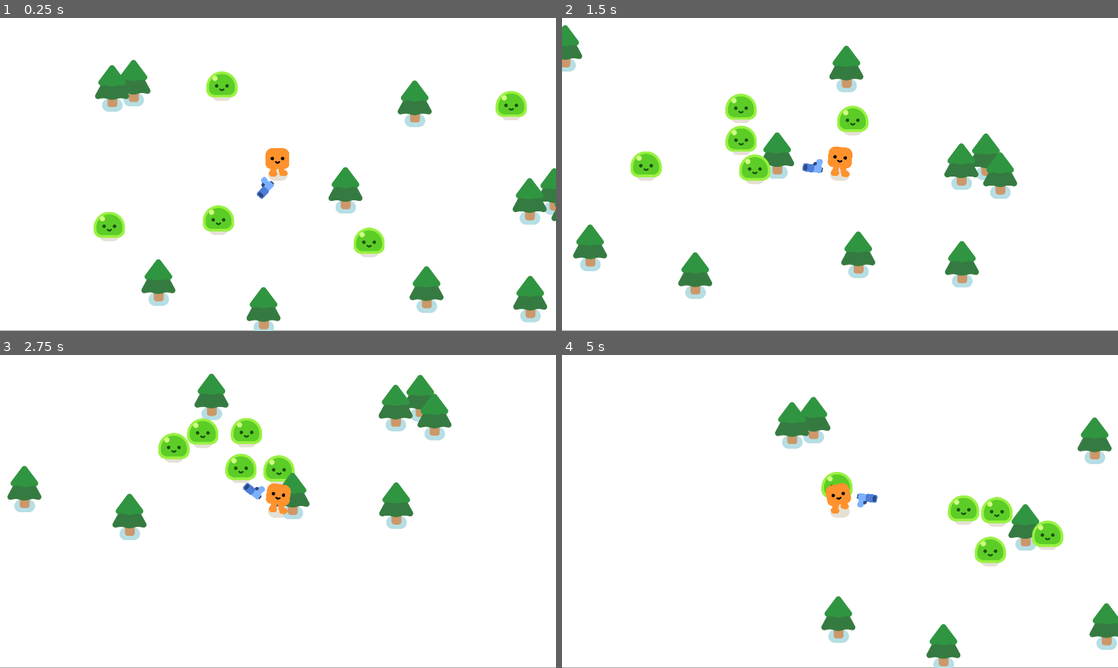
Above: before the commit, frames 1-4 (two rows, left to right).
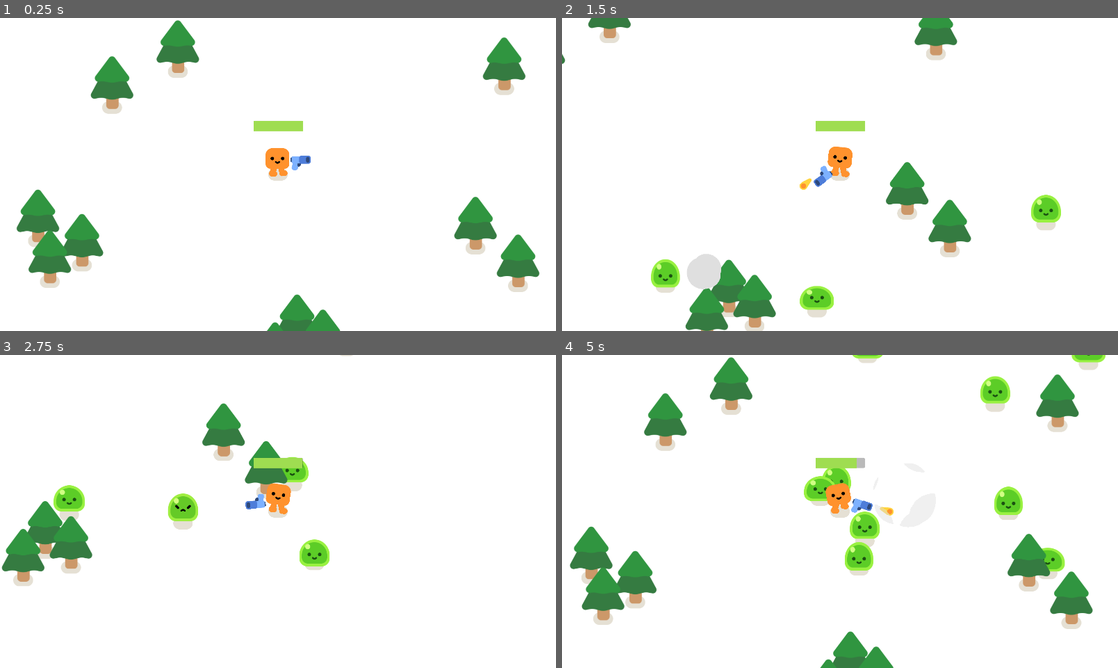
Above: after the commit, the same moments.

Repository: MikeTabbi/MC-Group-Project
Game: Godot game, scene res://survivors_game.tscn
The game is run twice, just before and just after one commit, with the same random seed, the same clock (stepped at 60 frames per second) and the same inputs.
Inputs:
- Up to frame 1 (0.25 s): no input
- Up to frame 2 (1.5 s): hold D (move_right) 0.53-1.28 s; hold S (move_down) from 1.28 s (still down)
- Up to frame 3 (2.75 s): release S (move_down) at 2.03 s; hold D (move_right) from 2.03 s (still down)
- Up to frame 4 (5 s): release D (move_right) at 2.78 s; hold W (move_up) 2.78-3.53 s; hold A (move_left) from 3.53 s (still down)

The runs differ from the first frame. In frame 1, 14% of the frame differs, in the area x 0-100%, y 0-100%; in frame 2, 15%; in frame 3, 11%; in frame 4, 16%.

Commit message:
Final Game

Diff:
--- /dev/null
+++ b/bullet_2d.gd
@@ -0,0 +1,21 @@
+extends Area2D
+
+
+var travelled_distance = 0
+
+
+func _physics_process(delta):
+	const SPEED = 1000
+	const RANGE = 1200
+
+	position += Vector2.RIGHT.rotated(rotation) * SPEED * delta
+
+	travelled_distance += SPEED * delta
+	if travelled_distance > RANGE:
+		queue_free()
+
+
+func _on_body_entered(body):
+	queue_free()
+	if body.has_method("take_damage"):
+		body.take_damage()
--- /dev/null
+++ b/bullet_2d.tscn
@@ -0,0 +1,23 @@
+[gd_scene load_steps=4 format=3 uid="uid://br65mgv2n0bbd"]
+
+[ext_resource type="Script" uid="uid://coarsyh1eafkp" path="res://bullet_2d.gd" id="1_lg2ne"]
+[ext_resource type="Texture2D" uid="uid://dftkbqwsfd68r" path="res://pistol/projectile.png" id="2_q0pid"]
+
+[sub_resource type="CircleShape2D" id="CircleShape2D_naqkr"]
+radius = 15.0333
+
+[node name="Bullet2D" type="Area2D"]
+top_level = true
+collision_layer = 0
+collision_mask = 3
+monitorable = false
+script = ExtResource("1_lg2ne")
+
+[node name="Sprite" type="Sprite2D" parent="."]
+position = Vector2(-11, -1)
+texture = ExtResource("2_q0pid")
+
+[node name="CollisionShape2D" type="CollisionShape2D" parent="."]
+shape = SubResource("CircleShape2D_naqkr")
+
+[connection signal="body_entered" from="." to="." method="_on_body_entered"]
--- /dev/null
+++ b/game.gd
@@ -0,0 +1,17 @@
+extends Node2D
+
+
+func spawn_mob():
+	%PathFollow2D.progress_ratio = randf()
+	var new_mob = preload("res://mob.tscn").instantiate()
+	new_mob.global_position = %PathFollow2D.global_position
+	add_child(new_mob)
+
+
+func _on_timer_timeout():
+	spawn_mob()
+
+
+func _on_player_health_depleted():
+	%GameOver.show()
+	get_tree().paused = true
--- a/gun.gd
+++ b/gun.gd
@@ -1,8 +1,19 @@
 extends Area2D
 
 
-func _physics_process(delta):
+func _process(_delta):
 	var enemies_in_range = get_overlapping_bodies()
 	if enemies_in_range.size() > 0:
 		var target_enemy = enemies_in_range.front()
 		look_at(target_enemy.global_position)
+
+
+func shoot():
+	const BULLET = preload("res://bullet_2d.tscn")
+	var new_bullet = BULLET.instantiate()
+	new_bullet.global_transform = %ShootingPoint.global_transform
+	%ShootingPoint.add_child(new_bullet)
+
+
+func _on_timer_timeout() -> void:
+	shoot()
--- a/gun.tscn
+++ b/gun.tscn
@@ -1,26 +1,36 @@
-[gd_scene load_steps=4 format=3 uid="uid://hb2w6i77cdrs"]
+[gd_scene load_steps=4 format=3 uid="uid://cphcr81upg72i"]
 
-[ext_resource type="Script" uid="uid://dcy7sm8iudc17" path="res://gun.gd" id="1_dk5gl"]
-[ext_resource type="Texture2D" uid="uid://cswb5do8rrj7q" path="res://pistol/pistol.png" id="1_vk1bi"]
+[ext_resource type="Script" uid="uid://bhbi365xsk225" path="res://gun.gd" id="1_sluxj"]
+[ext_resource type="Texture2D" uid="uid://cswb5do8rrj7q" path="res://pistol/pistol.png" id="2_idur6"]
 
-[sub_resource type="CircleShape2D" id="CircleShape2D_dk5gl"]
-radius = 563.001
+[sub_resource type="CircleShape2D" id="CircleShape2D_nthgb"]
+radius = 987.0
 
 [node name="Gun" type="Area2D"]
 collision_layer = 0
 collision_mask = 2
-script = ExtResource("1_dk5gl")
+monitorable = false
+script = ExtResource("1_sluxj")
 
 [node name="CollisionShape2D" type="CollisionShape2D" parent="."]
-shape = SubResource("CircleShape2D_dk5gl")
+shape = SubResource("CircleShape2D_nthgb")
 
 [node name="WeaponPivot" type="Marker2D" parent="."]
-rotation = -0.0227973
+position = Vector2(62, 0)
+gizmo_extents = 47.7
 
 [node name="Pistol" type="Sprite2D" parent="WeaponPivot"]
-position = Vector2(91.3437, -14.0345)
-rotation = 0.0268614
-texture = ExtResource("1_vk1bi")
+texture = ExtResource("2_idur6")
+offset = Vector2(16, 0)
 
 [node name="ShootingPoint" type="Marker2D" parent="WeaponPivot/Pistol"]
-position = Vector2(24.5571, -13.5257)
+unique_name_in_owner = true
+show_behind_parent = true
+position = Vector2(35, -11)
+gizmo_extents = 30.6
+
+[node name="Timer" type="Timer" parent="."]
+wait_time = 0.353
+autostart = true
+
+[connection signal="timeout" from="Timer" to="." method="_on_timer_timeout"]
--- a/mob.gd
+++ b/mob.gd
@@ -1,10 +1,31 @@
 extends CharacterBody2D
 
+signal died
+
+
+var speed = randf_range(200, 300)
+var health = 3
 
 @onready var player = get_node("/root/Game/Player")
 
 
-func _physics_process(delta):
+func _ready():
+	%Slime.play_walk()
+
+
+func _physics_process(_delta):
 	var direction = global_position.direction_to(player.global_position)
-	velocity = direction * 300.0
+	velocity = direction * speed
 	move_and_slide()
+
+
+func take_damage():
+	%Slime.play_hurt()
+	health -= 1
+
+	if health == 0:
+		var smoke_scene = preload("res://smoke_explosion/smoke_explosion.tscn")
+		var smoke = smoke_scene.instantiate()
+		get_parent().add_child(smoke)
+		smoke.global_position = global_position
+		queue_free()
--- a/mob.tscn
+++ b/mob.tscn
@@ -1,18 +1,19 @@
-[gd_scene load_steps=4 format=3 uid="uid://smpdm0x3y1d0"]
+[gd_scene load_steps=4 format=3 uid="uid://d2m608gyssept"]
 
-[ext_resource type="PackedScene" uid="uid://ogik4s70pgwl" path="res://characters/slime/slime.tscn" id="1_dy6sc"]
-[ext_resource type="Script" uid="uid://bbpw8vn6e675v" path="res://mob.gd" id="1_nokgg"]
+[ext_resource type="Script" uid="uid://ojg88pe48jk5" path="res://mob.gd" id="1_xhyow"]
+[ext_resource type="PackedScene" uid="uid://ogik4s70pgwl" path="res://characters/slime/slime.tscn" id="3_n2uyc"]
 
-[sub_resource type="CircleShape2D" id="CircleShape2D_nokgg"]
-radius = 55.0091
+[sub_resource type="CircleShape2D" id="CircleShape2D_ypitm"]
+radius = 67.0
 
 [node name="Mob" type="CharacterBody2D"]
 collision_layer = 2
-collision_mask = 3
-script = ExtResource("1_nokgg")
+script = ExtResource("1_xhyow")
 
-[node name="Slime" parent="." instance=ExtResource("1_dy6sc")]
+[node name="Slime" parent="." instance=ExtResource("3_n2uyc")]
+unique_name_in_owner = true
 
 [node name="CollisionShape2D" type="CollisionShape2D" parent="."]
-position = Vector2(0, -25)
-shape = SubResource("CircleShape2D_nokgg")
+position = Vector2(0, -28)
+shape = SubResource("CircleShape2D_ypitm")
+debug_color = Color(0.701961, 0.282353, 0.352941, 0.419608)
--- a/player.gd
+++ b/player.gd
@@ -1,12 +1,27 @@
 extends CharacterBody2D
+
+signal health_depleted
+
+var health = 100.0
 
 
 func _physics_process(delta):
+	const SPEED = 600.0
 	var direction = Input.get_vector("move_left", "move_right", "move_up", "move_down")
-	velocity = direction * 600
+	velocity = direction * SPEED
+
 	move_and_slide()
 
 	if velocity.length() > 0.0:
 		%HappyBoo.play_walk_animation()
 	else:
 		%HappyBoo.play_idle_animation()
+
+	# Taking damage
+	const DAMAGE_RATE = 6.0
+	var overlapping_mobs = %HurtBox.get_overlapping_bodies()
+	if overlapping_mobs:
+		health -= DAMAGE_RATE * overlapping_mobs.size() * delta
+		%HealthBar.value = health
+		if health <= 0.0:
+			health_depleted.emit()
--- a/player.tscn
+++ b/player.tscn
@@ -1,22 +1,49 @@
-[gd_scene load_steps=5 format=3 uid="uid://c1sx7bic4uhdj"]
+[gd_scene load_steps=7 format=3 uid="uid://dsw8raqgacxsc"]
 
-[ext_resource type="PackedScene" uid="uid://pbmyh1qru7p" path="res://characters/happy_boo/happy_boo.tscn" id="1_4flbx"]
-[ext_resource type="Script" uid="uid://yh2ao5or56lq" path="res://player.gd" id="1_onrkg"]
-[ext_resource type="PackedScene" uid="uid://hb2w6i77cdrs" path="res://gun.tscn" id="3_i3pqv"]
+[ext_resource type="Script" uid="uid://bjpua3hfywlnl" path="res://player.gd" id="1_73bic"]
+[ext_resource type="PackedScene" uid="uid://pbmyh1qru7p" path="res://characters/happy_boo/happy_boo.tscn" id="2_bl5ih"]
+[ext_resource type="PackedScene" uid="uid://cphcr81upg72i" path="res://gun.tscn" id="3_bt0kc"]
 
-[sub_resource type="CircleShape2D" id="CircleShape2D_onrkg"]
-radius = 28.1603
+[sub_resource type="RectangleShape2D" id="RectangleShape2D_csncd"]
+size = Vector2(66, 38)
+
+[sub_resource type="RectangleShape2D" id="RectangleShape2D_kfffa"]
+size = Vector2(84, 54)
+
+[sub_resource type="StyleBoxFlat" id="StyleBoxFlat_a5sny"]
+bg_color = Color(0.623529, 0.866667, 0.317647, 1)
 
 [node name="Player" type="CharacterBody2D"]
-script = ExtResource("1_onrkg")
+motion_mode = 1
+script = ExtResource("1_73bic")
 
-[node name="HappyBoo" parent="." instance=ExtResource("1_4flbx")]
+[node name="HappyBoo" parent="." instance=ExtResource("2_bl5ih")]
 unique_name_in_owner = true
 
 [node name="CollisionShape2D" type="CollisionShape2D" parent="."]
-shape = SubResource("CircleShape2D_onrkg")
+shape = SubResource("RectangleShape2D_csncd")
 
 [node name="Camera2D" type="Camera2D" parent="."]
 
-[node name="Gun" parent="." instance=ExtResource("3_i3pqv")]
-position = Vector2(0, -33)
+[node name="Gun" parent="." instance=ExtResource("3_bt0kc")]
+position = Vector2(0, -40)
+
+[node name="HurtBox" type="Area2D" parent="."]
+unique_name_in_owner = true
+collision_layer = 0
+collision_mask = 2
+monitorable = false
+
+[node name="CollisionShape2D" type="CollisionShape2D" parent="HurtBox"]
+shape = SubResource("RectangleShape2D_kfffa")
+
+[node name="HealthBar" type="ProgressBar" parent="."]
+unique_name_in_owner = true
+z_index = 100
+offset_left = -83.0
+offset_top = -185.0
+offset_right = 87.0
+offset_bottom = -150.0
+theme_override_styles/fill = SubResource("StyleBoxFlat_a5sny")
+value = 100.0
+show_percentage = false
--- a/project.godot
+++ b/project.godot
@@ -74,8 +74,8 @@
 
 [application]
 
-config/name="Your First 2D Game With Godot 4: START (GDQuest)"
-run/main_scene="uid://swcb8q32cvqi"
+config/name="Your First 2D Game With Godot 4 (GDQuest)"
+run/main_scene="res://survivors_game.tscn"
 config/features=PackedStringArray("4.4", "Forward Plus")
 config/icon="res://icon.png"
 
--- a/survivors_game.tscn
+++ b/survivors_game.tscn
@@ -1,66 +1,105 @@
-[gd_scene load_steps=4 format=3 uid="uid://swcb8q32cvqi"]
+[gd_scene load_steps=5 format=3 uid="uid://dun1cpardk2xw"]
 
-[ext_resource type="PackedScene" uid="uid://c1sx7bic4uhdj" path="res://player.tscn" id="1_y3pti"]
-[ext_resource type="PackedScene" uid="uid://dq3r015sr1uql" path="res://pine_tree.tscn" id="2_l26od"]
-[ext_resource type="PackedScene" uid="uid://smpdm0x3y1d0" path="res://mob.tscn" id="2_qqaft"]
+[ext_resource type="Script" uid="uid://dsgxioo8wstff" path="res://game.gd" id="1_qclsr"]
+[ext_resource type="PackedScene" uid="uid://dsw8raqgacxsc" path="res://player.tscn" id="2_a7q7f"]
+[ext_resource type="PackedScene" uid="uid://c2qg1nuvfnd4q" path="res://trees/pine_tree.tscn" id="3_6h7ij"]
+
+[sub_resource type="Curve2D" id="Curve2D_cp6e5"]
+_data = {
+"points": PackedVector2Array(0, 0, 0, 0, -1055, -697, 0, 0, 0, 0, 1057, -697, 0, 0, 0, 0, 1057, 671, 0, 0, 0, 0, -1055, 663, 0, 0, 0, 0, -1055, -689)
+}
+point_count = 5
 
 [node name="Game" type="Node2D"]
 y_sort_enabled = true
+script = ExtResource("1_qclsr")
+
+[node name="Timer" type="Timer" parent="."]
+wait_time = 0.3
+autostart = true
+
+[node name="Player" parent="." instance=ExtResource("2_a7q7f")]
+
+[node name="Path2D" type="Path2D" parent="Player"]
+curve = SubResource("Curve2D_cp6e5")
+
+[node name="PathFollow2D" type="PathFollow2D" parent="Player/Path2D"]
+unique_name_in_owner = true
+position = Vector2(-1055, -697)
+
+[node name="GameOver" type="CanvasLayer" parent="."]
+unique_name_in_owner = true
+visible = false
+
+[node name="ColorRect" type="ColorRect" parent="GameOver"]
+anchors_preset = 15
+anchor_right = 1.0
+anchor_bottom = 1.0
+grow_horizontal = 2
+grow_vertical = 2
+color = Color(0, 0, 0, 0.439216)
+
+[node name="Label" type="Label" parent="GameOver/ColorRect"]
+unique_name_in_owner = true
+layout_mode = 1
+anchors_preset = 8
+anchor_left = 0.5
+anchor_top = 0.5
+anchor_right = 0.5
+anchor_bottom = 0.5
+offset_left = -358.0
+offset_top = -107.0
+offset_right = 358.0
+offset_bottom = 107.0
+grow_horizontal = 2
+grow_vertical = 2
+theme_override_font_sizes/font_size = 124
+text = "Game Over"
+horizontal_alignment = 1
+vertical_alignment = 1
 
 [node name="CanvasLayer" type="CanvasLayer" parent="."]
-layer = -30
+layer = -32
 
 [node name="ColorRect" type="ColorRect" parent="CanvasLayer"]
-offset_right = 1920.0
-offset_bottom = 1079.0
+anchors_preset = 15
+anchor_right = 1.0
+anchor_bottom = 1.0
+grow_horizontal = 2
+grow_vertical = 2
 
-[node name="Player" parent="." instance=ExtResource("1_y3pti")]
-position = Vector2(760, 468)
+[node name="PineTree" parent="." instance=ExtResource("3_6h7ij")]
+position = Vector2(66, 591)
 
-[node name="Mob" parent="." instance=ExtResource("2_qqaft")]
-position = Vector2(499, 706)
+[node name="PineTree2" parent="." instance=ExtResource("3_6h7ij")]
+position = Vector2(155, 643)
 
-[node name="Mob2" parent="." instance=ExtResource("2_qqaft")]
-position = Vector2(107, 703)
+[node name="PineTree3" parent="." instance=ExtResource("3_6h7ij")]
+position = Vector2(-9.99997, 687)
 
-[node name="Mob5" parent="." instance=ExtResource("2_qqaft")]
-position = Vector2(523, 132)
+[node name="PineTree4" parent="." instance=ExtResource("3_6h7ij")]
+position = Vector2(682, 254)
 
-[node name="Mob3" parent="." instance=ExtResource("2_qqaft")]
-position = Vector2(1132, 781)
+[node name="PineTree5" parent="." instance=ExtResource("3_6h7ij")]
+position = Vector2(829, 384)
 
-[node name="Mob4" parent="." instance=ExtResource("2_qqaft")]
-position = Vector2(1638, 242)
+[node name="PineTree11" parent="." instance=ExtResource("3_6h7ij")]
+position = Vector2(781, -296)
 
-[node name="PineTree" parent="." instance=ExtResource("2_l26od")]
-position = Vector2(347, 891)
+[node name="PineTree6" parent="." instance=ExtResource("3_6h7ij")]
+position = Vector2(-677, 313)
 
-[node name="PineTree2" parent="." instance=ExtResource("2_l26od")]
-position = Vector2(993, 573)
+[node name="PineTree7" parent="." instance=ExtResource("3_6h7ij")]
+position = Vector2(-788, 370)
 
-[node name="PineTree3" parent="." instance=ExtResource("2_l26od")]
-position = Vector2(1714, 577)
+[node name="PineTree8" parent="." instance=ExtResource("3_6h7ij")]
+position = Vector2(-829, 229)
 
-[node name="PineTree4" parent="." instance=ExtResource("2_l26od")]
-position = Vector2(1629, 611)
+[node name="PineTree9" parent="." instance=ExtResource("3_6h7ij")]
+position = Vector2(-346, -355)
 
-[node name="PineTree5" parent="." instance=ExtResource("2_l26od")]
-position = Vector2(1763, 642)
+[node name="PineTree10" parent="." instance=ExtResource("3_6h7ij")]
+position = Vector2(-573, -231)
 
-[node name="PineTree6" parent="." instance=ExtResource("2_l26od")]
-position = Vector2(1273, 915)
-
-[node name="PineTree7" parent="." instance=ExtResource("2_l26od")]
-position = Vector2(1631, 948)
-
-[node name="PineTree8" parent="." instance=ExtResource("2_l26od")]
-position = Vector2(1232, 274)
-
-[node name="PineTree9" parent="." instance=ExtResource("2_l26od")]
-position = Vector2(187, 221)
-
-[node name="PineTree10" parent="." instance=ExtResource("2_l26od")]
-position = Vector2(261, 203)
-
-[node name="PineTree12" parent="." instance=ExtResource("2_l26od")]
-position = Vector2(710, 987)
+[connection signal="timeout" from="Timer" to="." method="_on_timer_timeout"]
+[connection signal="health_depleted" from="Player" to="." method="_on_player_health_depleted"]
--- /dev/null
+++ b/trees/pine_tree.tscn
@@ -0,0 +1,25 @@
+[gd_scene load_steps=4 format=3 uid="uid://c2qg1nuvfnd4q"]
+
+[ext_resource type="Texture2D" uid="uid://b7rhtttevhxtj" path="res://characters/ground_shadow.png" id="1_g7t2f"]
+[ext_resource type="Texture2D" uid="uid://caqfk2xng5v5u" path="res://trees/pine_tree.png" id="2_hd1ds"]
+
+[sub_resource type="CircleShape2D" id="CircleShape2D_im3ph"]
+radius = 22.4571
+
+[node name="PineTree" type="StaticBody2D"]
+
+[node name="CollisionShape2D" type="CollisionShape2D" parent="."]
+position = Vector2(0, -8)
+shape = SubResource("CircleShape2D_im3ph")
+
+[node name="GroundShadow" type="Sprite2D" parent="."]
+modulate = Color(0.898039, 0.878431, 0.831373, 1)
+z_index = -1
+z_as_relative = false
+scale = Vector2(0.817308, 0.817308)
+texture = ExtResource("1_g7t2f")
+
+[node name="PineTree" type="Sprite2D" parent="."]
+position = Vector2(0, -90)
+scale = Vector2(1.25, 1.25)
+texture = ExtResource("2_hd1ds")
Not shown, changed: addons/colorpicker_presets/colorpicker_presets.gd.uid
Not shown, added: bullet_2d.gd.uid
Not shown, changed: characters/ground_shadow.png.import
Not shown, changed: characters/happy_boo/happy_boo.gd.uid
Not shown: 1 places in characters/happy_boo/happy_boo.tscn that only renumber resources
Not shown, changed: characters/happy_boo/square_body.png.import
Not shown, changed: characters/happy_boo/square_face.png.import
Not shown, changed: characters/happy_boo/square_foot.png.import
Not shown, changed: characters/happy_boo/square_lower_leg.png.import
Not shown, changed: characters/happy_boo/square_ref.png.import
Not shown, changed: characters/happy_boo/square_upper_leg.png.import
Not shown, changed: characters/slime/slime.gd.uid
(and 23 more such lines)
